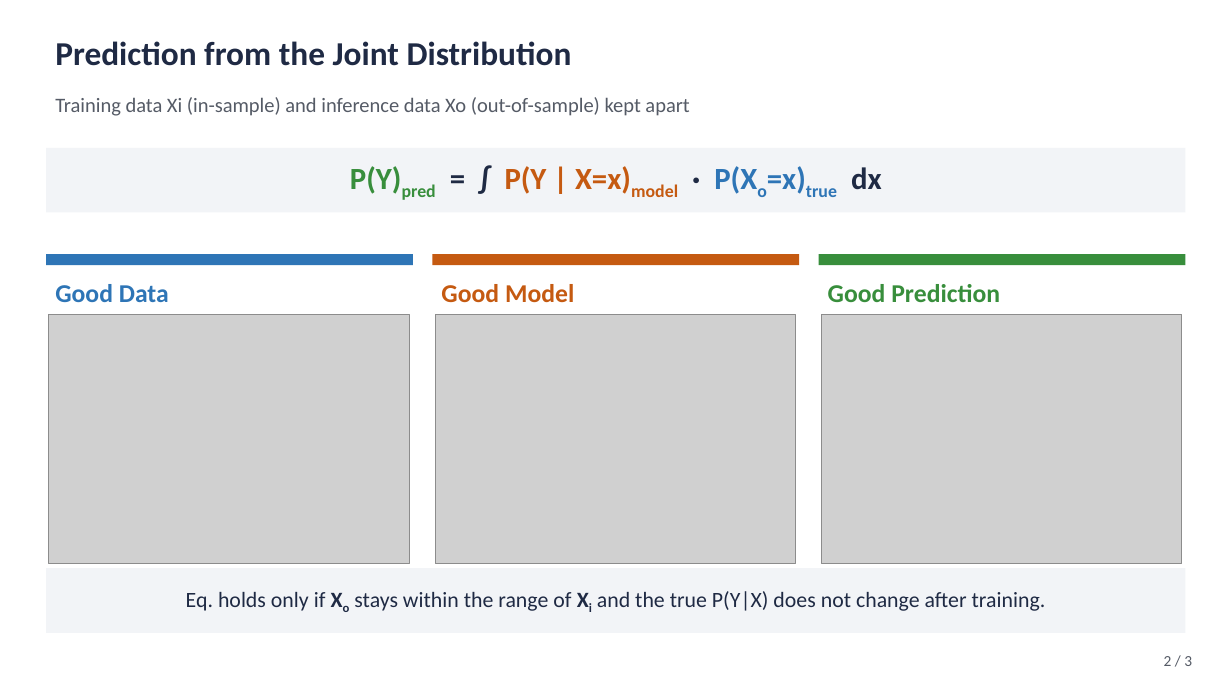
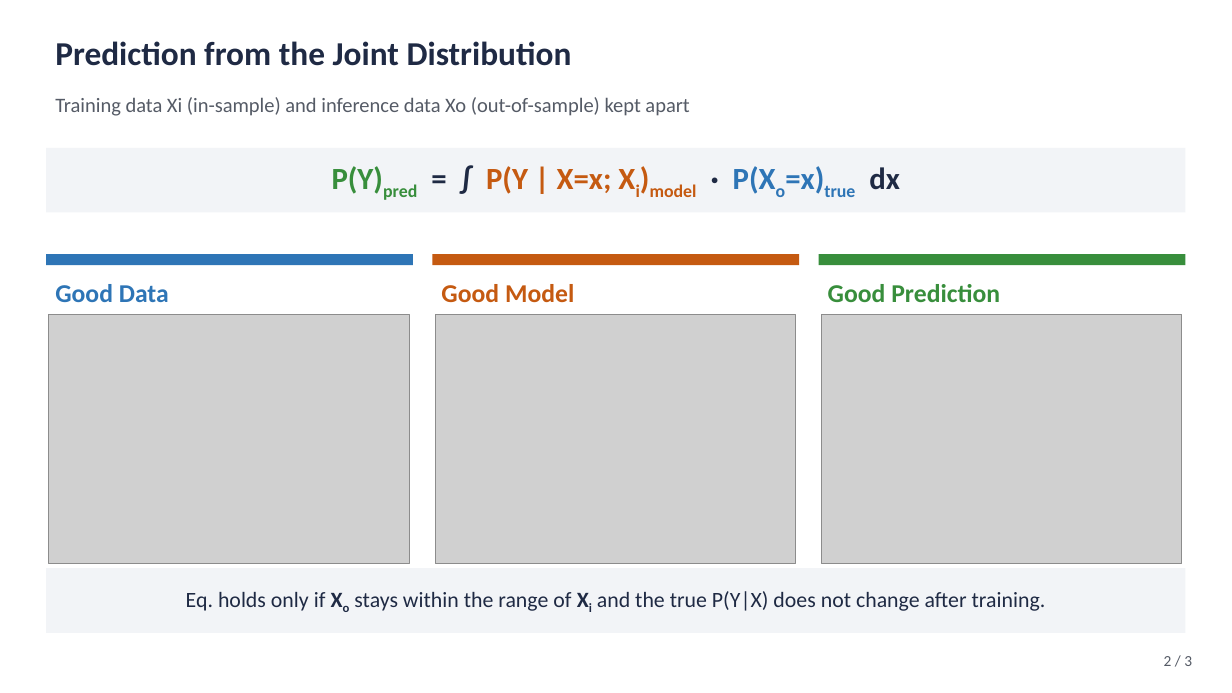
Before and after one commit to ykim2718/AIML, a slide deck: slide 2 of EDA/Modeling-Elements/talk-slides/modeling-elements-invited-talk.pptx. Drawn at 1232x693 pixels with LibreOffice and Linux fonts; fonts in the diff are those of the drawing; grey boxes stand for pictures. Boxes give left, top, right and bottom in pixels: in the first picture for what was removed or moved away, otherwise in the second. Text is boxed around its words. In the diff, an @@ line names an element or a change of style, - is before the commit and + after.

```diff
--- a/EDA/Modeling-Elements/talk-slides/modeling-elements-invited-talk.pptx
+++ b/EDA/Modeling-Elements/talk-slides/modeling-elements-invited-talk.pptx
@@ text at [332, 166, 900, 200]: text changed @@
-P(Y)pred = ∫ P(Y | X=x)model · P(Xo=x)true dx
+P(Y)pred = ∫ P(Y | X=x; Xi)model · P(Xo=x)true dx
```
Also in this commit, not shown: 3 other files.
